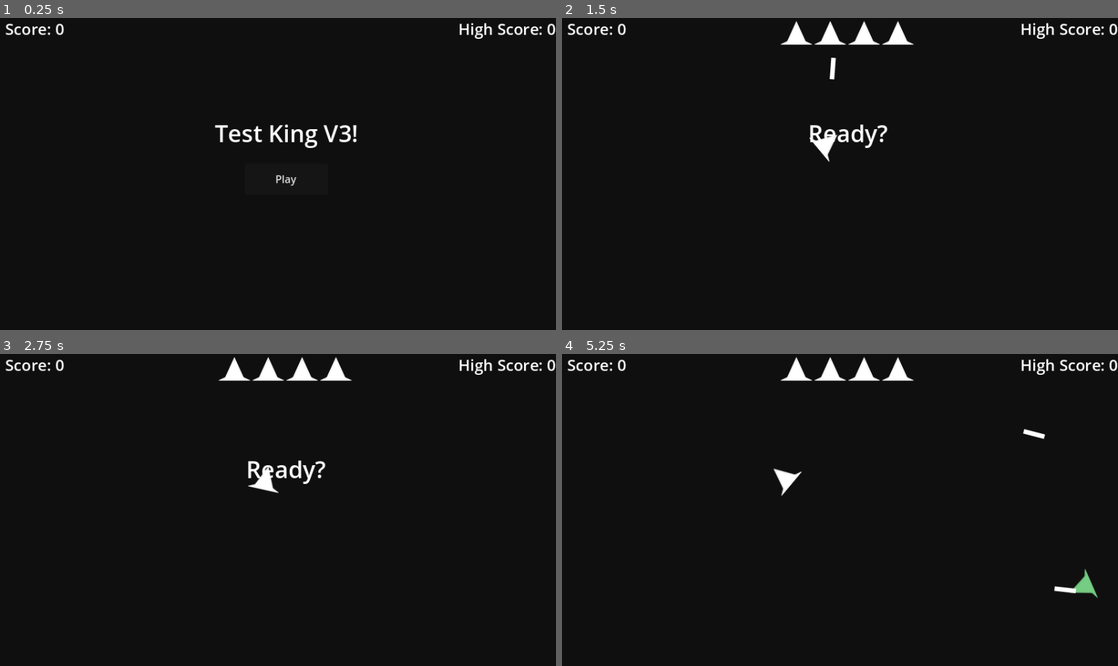
Above: before the commit, frames 1-4 (two rows, left to right).
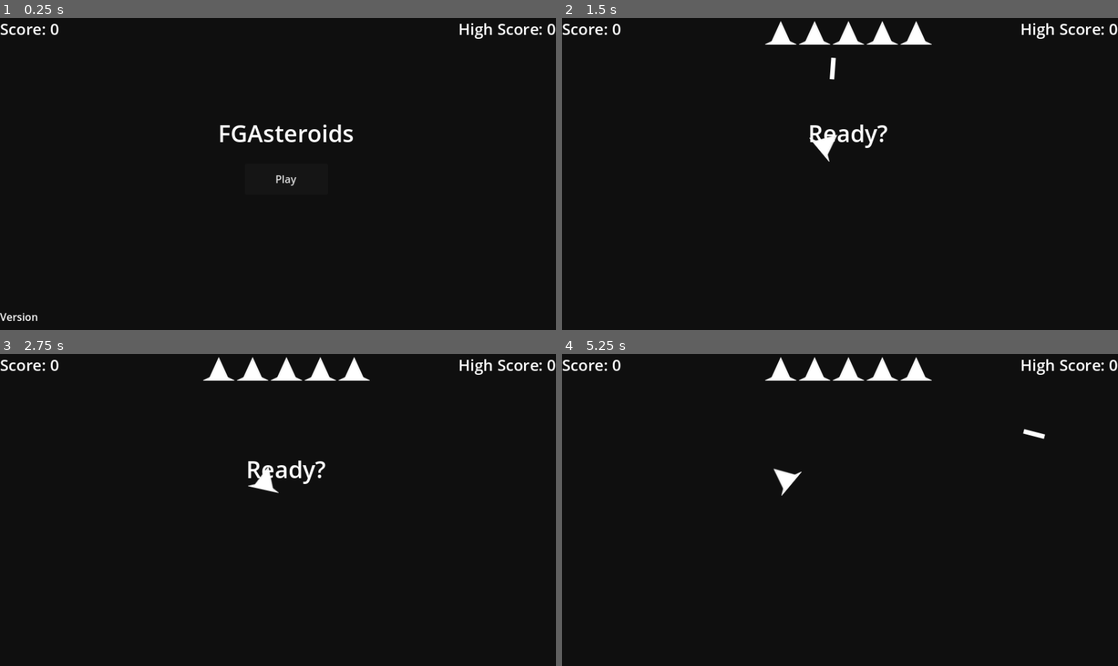
Above: after the commit, the same moments.

Repository: BlakeAvery/fg-asteroids
Game: Godot game, scene res://scenes/game.tscn
Same seed, same stepped clock (60 frames per second), same inputs: the game is played once before the commit and once after it.
Inputs:
- Up to frame 1 (0.25 s): no input
- Up to frame 2 (1.5 s): click "Play" at 0.5 s; tap Enter at 1.25 s; hold D (right) from 1.28 s (still down); hold Space (shoot) from 1.28 s (still down)
- Up to frame 3 (2.75 s): release D (right) at 2.03 s; release Space (shoot) at 2.03 s; hold A (left) from 2.03 s (still down); tap Space (shoot) at 2.1 s
- Up to frame 4 (5.25 s): release A (left) at 2.78 s; hold D (right) 2.78-3.53 s; hold Space (shoot) 2.78-3.53 s; hold W (accel) 3.53-4.28 s; tap Space (shoot) at 3.6, 5.1 s; hold Space (shoot) 4.28-5.03 s; hold A (left) from 4.28 s (still down)

The runs differ from the first frame. In frame 1, 1.2% of the frame differs, in the area x 0-65%, y 1-98%; in frame 2, 1.5%; in frame 3, 1.5%; in frame 4, 1.8%, in the area x 0-97%, y 0-79%.

Commit message:
Astyeroid buggfiux

Diff:
--- a/gameconstants.gd
+++ /dev/null
@@ -1,4 +0,0 @@
-class_name GameConstants extends Node
-
-var title_name = ProjectSettings.get_setting("application/config/name")
-var title_version = "7ac19b5"
--- a/scenes/game.tscn
+++ b/scenes/game.tscn
@@ -42,10 +42,10 @@
 [node name="UI" parent="." instance=ExtResource("3_ad3we")]
 
 [node name="EnemyShipSpawnTimer" type="Timer" parent="."]
-wait_time = 3.7
+wait_time = 6.121
 
 [node name="AsteroidSpawnTimer" type="Timer" parent="."]
-wait_time = 5.818
+wait_time = 12.378
 
 [node name="AsteroidSpawnPath" type="Path2D" parent="."]
 curve = SubResource("Curve2D_7ofd1")
--- a/scenes/ui.tscn
+++ b/scenes/ui.tscn
@@ -13,20 +13,18 @@
 
 [node name="ScoreLabel" type="Label" parent="."]
 layout_mode = 0
-offset_left = 8.0
-offset_right = 144.0
+offset_right = 184.0
 offset_bottom = 37.0
 theme_override_font_sizes/font_size = 24
 text = "Score: 0"
 
 [node name="MessageTitleLabel" type="Label" parent="."]
 layout_mode = 0
-offset_left = 328.0
+offset_left = 160.0
 offset_top = 152.0
-offset_right = 552.0
+offset_right = 720.0
 offset_bottom = 208.0
 theme_override_font_sizes/font_size = 36
-text = "Test King V3!"
 horizontal_alignment = 1
 
 [node name="HighScoreLabel" type="Label" parent="."]
@@ -48,8 +46,15 @@
 
 [node name="LivesContainer" type="HBoxContainer" parent="."]
 layout_mode = 0
-offset_left = 336.0
-offset_right = 528.0
+offset_left = 280.0
+offset_right = 600.0
 offset_bottom = 40.0
+alignment = 1
+
+[node name="VersionLabel" type="Label" parent="."]
+layout_mode = 0
+offset_top = 448.0
+offset_right = 128.0
+offset_bottom = 479.0
 
 [connection signal="pressed" from="Button" to="." method="_on_button_pressed"]
--- a/scripts/asteroid.gd
+++ b/scripts/asteroid.gd
@@ -8,6 +8,7 @@
 var big = preload("res://scenes/asteroid_large_shape.tscn")
 var mid = preload("res://scenes/asteroid_mid_shape.tscn")
 var lil = preload("res://scenes/asteroid_small_shape.tscn")
+var exist_timer: Timer = Timer.new()
 
 func damage():
 	explode.emit(self)
@@ -17,19 +18,26 @@
 
 # Called when the node enters the scene tree for the first time.
 func _ready():
+	exist_timer.wait_time = 20.0
+	exist_timer.connect("timeout", kaboom)
+	add_child(exist_timer)
+	exist_timer.start()
 	match size:
 		sizes.SMALL:
 			$Sprite2D.texture = preload("res://img/asteroid_small.png")
 			var polygon = lil.instantiate()
 			call_deferred("add_child", polygon)
+			speed = 300.0
 		sizes.MID:
 			$Sprite2D.texture = preload("res://img/asteroid_mid.png")
 			var polygon = mid.instantiate()
 			call_deferred("add_child", polygon)
+			speed = 250.0
 		sizes.BIG:
 			$Sprite2D.texture = preload("res://img/asteroid_big.png")
 			var polygon = big.instantiate()
 			call_deferred("add_child", polygon)
+			speed = 200.0
 		_:
 			assert(false)
 	rotation = deg_to_rad(randf_range(0.0, 360.0))
--- a/scripts/bullet.gd
+++ b/scripts/bullet.gd
@@ -2,7 +2,7 @@
 class_name Bullet extends Area2D
 
 signal add_score(points: int)
-var color: Color = Color(255, 255, 255)
+var color: Color
 var speed: float = 600.0
 var is_player: bool
 
@@ -23,16 +23,19 @@
 			queue_free()
 		elif !object.controllable and is_player:
 			object.die()
-			add_score.emit(200)
+			add_score.emit(300)
 			queue_free()
-	if object is Asteroid:
+	if object is Asteroid and is_player:
+		match object.size:
+			0:
+				add_score.emit(200)
+			1:
+				add_score.emit(150)
+			2:
+				add_score.emit(100)
 		object.damage()
-		add_score.emit(500)
 		queue_free()
 
-
-func spawn():
-	pass
 
 # Called when the node enters the scene tree for the first time.
 func _ready():
--- a/scripts/game.gd
+++ b/scripts/game.gd
@@ -9,7 +9,7 @@
 enum ui_states {BASE_TITLE, IN_GAME, RESPAWNING, GAME_OVER}
 enum rock_states {SMALL, MID, BIG}
 
-@export var max_lives: int = 4
+@export var max_lives: int = 5
 var lives: int = max_lives
 var score: int = 0
 var high_score: int = 0
@@ -60,7 +60,6 @@
 
 
 func _on_ship_shoot(laser):
-	print("Laser shot at " + str(laser))
 	laser.connect("add_score", update_score)
 	add_child(laser)
 
@@ -72,7 +71,6 @@
 	if lives > 0:
 		$RespawnTimer.start()
 		$UI.change_state(ui_states.RESPAWNING)
-#		lives = lives - 1 # Why doesn't -= work?
 		await $RespawnTimer.timeout
 		$Player.alive = true
 		$Player/CollisionPolygon2D.disabled = false
@@ -99,8 +97,8 @@
 			var two_rock = asteroid.instantiate()
 			one_rock.global_position = spawn_pos
 			two_rock.global_position = spawn_pos
-			one_rock.rotation = spawn_dir - .1
-			two_rock.rotation = spawn_dir + .1
+			one_rock.rotation = spawn_dir - .5
+			two_rock.rotation = spawn_dir + .5
 			match prev_size:
 				rock_states.BIG:
 					one_rock.size = rock_states.MID
--- /dev/null
+++ b/scripts/gameconstants.gd
@@ -0,0 +1,4 @@
+class_name GameConstants extends Node
+
+var title_name = ProjectSettings.get_setting("application/config/name")
+var title_version = ""
--- a/scripts/ui.gd
+++ b/scripts/ui.gd
@@ -6,6 +6,8 @@
 
 enum states {BASE_TITLE, IN_GAME, RESPAWNING, GAME_OVER}
 @export var current_state: int = 0
+
+var game_constant = GameConstants.new()
 
 func change_state(state: int):
 	if state > states.GAME_OVER:
@@ -33,7 +35,7 @@
 
 
 func respawn_text():
-	$MessageTitleLabel.text = "You're back in a sec..."
+	$MessageTitleLabel.text = "Respawn Pending."
 	$MessageTitleLabel.show()
 	await get_tree().create_timer(4).timeout
 	$MessageTitleLabel.text = ""
@@ -41,11 +43,14 @@
 
 
 func reset_game():
-	$MessageTitleLabel.text = "Test King V3!"
+	$MessageTitleLabel.text = game_constant.title_name
 	$MessageTitleLabel.show()
+	$VersionLabel.text = "Version " + game_constant.title_version
+	$VersionLabel.show()
 	$Button.show()
 
 func game_start():
+	$VersionLabel.hide()
 	$Button.hide()
 	$MessageTitleLabel.text = "Ready?"
 	await get_tree().create_timer(3).timeout
Not shown, added: export_presets.cfg
Not shown, added: FGAsteroids.exe
